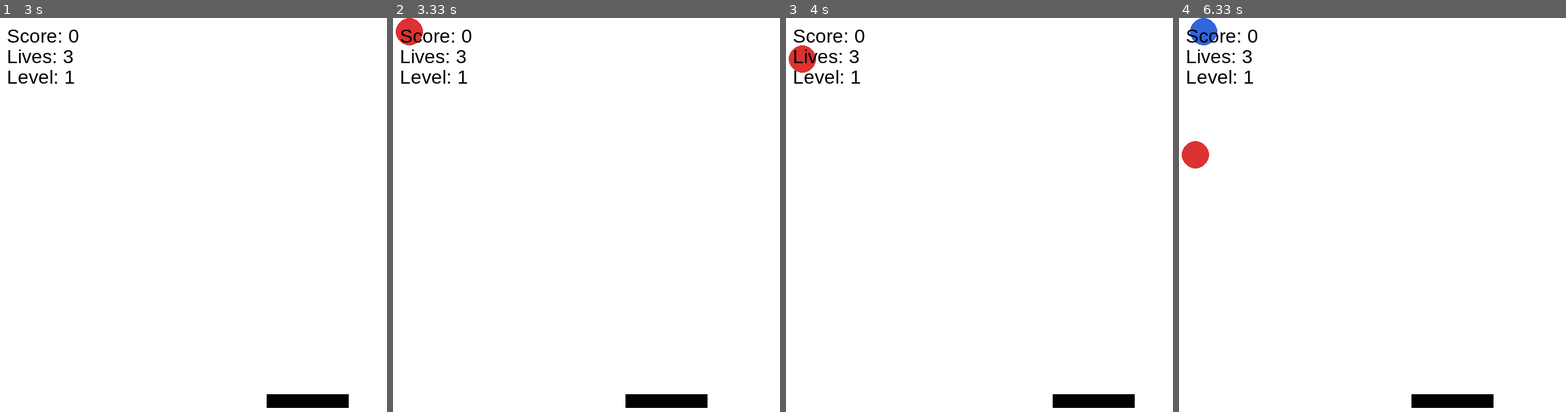
Above: before the commit, frames 1-4 (left to right).
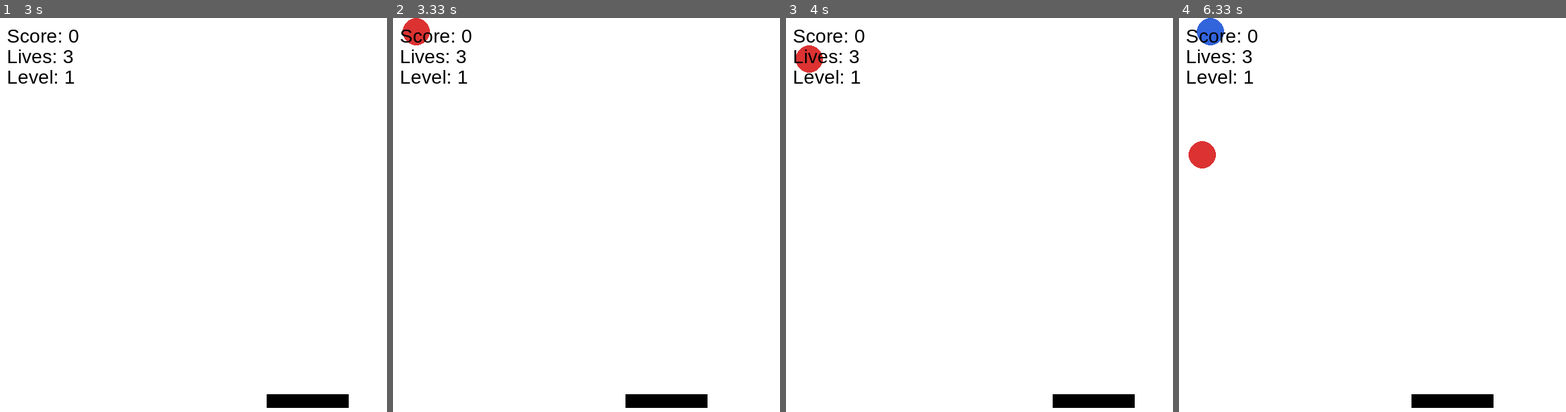
Above: after the commit, the same moments.

Repository: d0kus/Pygmaetest
Game: pygame game, started from ITP/Assignments/Pygame.py
Same seed, same stepped clock (60 frames per second), same inputs: the game is played once before the commit and once after it.
Inputs:
- Up to frame 1 (3 s): hold Right 0.33-0.8 s; hold Right 0.83-1.3 s; hold Left 1.33-1.87 s; hold Left 1.9-2.3 s; hold Right 2.33-2.97 s
- Up to frame 2 (3.33 s): hold Left from 3 s (still down)
- Up to frame 3 (4 s): release Left at 3.47 s; hold Right 3.5-3.97 s
- Up to frame 4 (6.33 s): hold Right 4-4.47 s; hold Left 4.5-5.03 s; hold Left 5.07-5.47 s; hold Right 5.5-6.13 s; hold Left from 6.17 s (still down)

Frame 1 is identical in both runs. In frame 2, 0.2% of the frame differs, in the area x 0-10%, y 0-7%; in frame 3, 0.2%; in frame 4, 0.5%, in the area x 0-12%, y 0-39%.

Commit message:
init commit

Diff:
--- /dev/null
+++ b/ADS/ads3assignment.py
@@ -0,0 +1,229 @@
+from collections import deque
+
+#Task1
+def sumTwo(nums, target):
+    seen = {}
+    for i, n in enumerate(nums):
+        compl = target - n
+        if compl in seen:
+            return [seen[compl], i]
+        seen[n] = i
+
+#Task2
+def firstUniq(s):
+    count = {}
+    for char in s:
+        count[char] = count.get(char, 0) + 1
+    for i, n in enumerate(s):
+        if count[n] ==1:
+            return i
+    return -1
+
+#Task3
+def is_isomorph(s, t):
+    s_to_t = {}
+    t_to_s = {}
+    for c1, c2 in zip(s, t):
+        if c1 in s_to_t and s_to_t[c1] != c2:
+            return False
+        if c2 in t_to_s and t_to_s[c2] != c1:
+            return False
+        s_to_t[c1] = c2
+        t_to_s[c2] = c1
+    return True
+
+#Task4
+def is_happy(n):
+  seen = set()
+  while n != 1:
+    n = sum(int(d) ** 2 for d in str(n))
+    if n in seen:
+      return False
+    seen.add(n)
+  return True
+
+#Task5
+class treeNode:
+    def __init__(self, val = 0, left = None, right = None):
+        self.val = val
+        self.left = left
+        self.right = right
+
+def level_ord(root):
+    if not root:
+        return []
+    result = []
+    queue = deque([root])
+    while queue:
+        level = []
+        for _ in range(len(queue)):
+            node = queue.popleft()
+            level.append(node.val)
+            if node.left:
+                queue.append(node.left)
+            if node.right:
+                queue.append(node.right)
+        result.append(level)
+    return result
+
+#Task6
+def max_depth(root):
+    if not root:
+        return 0
+    return max(max_depth(root.left), max_depth(root.right)) + 1
+
+#Task7
+def is_symmetric(root):
+    def mirror(left, right):
+        if not left and not right:
+            return True
+        if not left or not right:
+            return False
+        return left.val == right.val and mirror(left.left, right.right) and mirror(left.right, right.left)
+    return mirror(root.left, root.right)
+
+#Task8
+def longest_consecutive(root):
+    def dfs(node, parent, length):
+        if not node:
+            return length
+        if node.val == parent + 1:
+            length += 1
+        else:
+            length = 1
+        left = dfs(node.left, node.val, length)
+        right = dfs(node.right, node.val, length)
+        return max(length, left, right)
+    return dfs(root, root.val, 0)
+
+#Task9
+def sort_colors(nums):
+    low, mid, high = 0, 0, len(nums) - 1
+    while mid <= high:
+        if nums[mid] == 0:
+            nums[low], nums[mid] = nums[mid], nums[low]
+            low += 1
+            mid += 1
+        elif nums[mid] == 1:
+            mid += 1
+        else:
+            nums[mid], nums[high] = nums[high], nums[mid]
+            high -= 1
+
+#Task10
+def quick_sort(nums, low, high):
+    if low < high:
+        pivot = nums[high]
+        i = low - 1
+        for j in range(low, high):
+            if nums[j] <= pivot:
+                i += 1
+                nums[i], nums[j] = nums[j], nums[i]
+        nums[i + 1], nums[high] = nums[high], nums[i + 1]
+        pi = i + 1
+        quick_sort(nums, low, pi - 1)
+        quick_sort(nums, pi + 1, high)
+
+#Task11
+def merge_sort(nums):
+    if len(nums) <= 1:
+        return
+    mid = len(nums) // 2
+    left = nums[:mid]
+    right = nums[mid:]
+    merge_sort(left)
+    merge_sort(right)
+    i = j = k = 0
+    while i < len(left) and j < len(right):
+        if left[i] <= right[j]:
+            nums[k] = left[i]
+            i += 1
+        else:
+            nums[k] = right[j]
+            j += 1
+        k += 1
+    while i < len(left):
+        nums[k] = left[i]
+        i += 1
+        k += 1
+    while j < len(right):
+        nums[k] = right[j]
+        j += 1
+        k += 1
+
+#Task12
+def heap_sort(nums):
+    n = len(nums)
+    for i in range(n // 2 - 1, -1, -1):
+        heapify(nums, n, i)
+    for i in range(n - 1, 0, -1):
+        nums[0], nums[i] = nums[i], nums[0]
+        heapify(nums, i, 0)
+
+def heapify(nums, n, i):
+    largest = i
+    left = 2 * i + 1
+    right = 2 * i + 2
+    if left < n and nums[left] > nums[largest]:
+        largest = left
+    if right < n and nums[right] > nums[largest]:
+        largest = right
+    if largest != i:
+        nums[i], nums[largest] = nums[largest], nums[i]
+        heapify(nums, n, largest)
+
+#task1
+nums = [2,7,11,15]
+target = 9
+print(sumTwo(nums, target), '\n')
+#task2
+s = "loveleetcode"
+print(firstUniq(s), '\n')
+#task3
+s = "egg"
+t = "add"
+print(is_isomorph(s, t), '\n')
+#task4
+n = 19
+print(is_happy(n), '\n')
+#task5
+root = treeNode(3)
+root.left = treeNode(9)
+root.right = treeNode(20)
+root.right.left = treeNode(15)
+root.right.right = treeNode(7)
+print(level_ord(root), '\n')
+#task6
+print(max_depth(root), '\n')
+#task7
+root2 = treeNode(1)
+root2.left = treeNode(2)
+root2.right = treeNode(2)
+root2.left.left = treeNode(3)
+root2.left.right = treeNode(4)
+root2.right.left = treeNode(4)
+root2.right.right = treeNode(3)
+print(is_symmetric(root2), '\n')
+#task8
+root3 = treeNode(1)
+root3.right = treeNode(3)
+root3.right.left = treeNode(2)
+root3.right.right = treeNode(4)
+root3.right.right.right = treeNode(5)
+print(longest_consecutive(root3), '\n')
+#task9
+nums = [2, 0, 2, 1, 1, 0]
+sort_colors(nums)
+print(nums, '\n')
+#task10
+nums = [3, 6, 8, 10, 1, 2, 1]
+quick_sort(nums, 0, len(nums) - 1)
+print(nums, '\n')
+#task11
+nums = [3, 6, 8, 10, 1, 2, 1]
+merge_sort(nums)
+print(nums, '\n')
+#task12
+nums = [3, 6, 8, 10, 1, 2, 1]
+heap_sort(nums)
+print(nums)
--- /dev/null
+++ b/ITP/6week/blas.py
@@ -0,0 +1,16 @@
+class Student:
+ university = 'Astana IT University' # class attribute
+ def __init__(self, name, group, gpa):
+    self.name = name
+    self.group = group
+    self.gpa = gpa
+ def is_passing(self):
+     return self.gpa > 2.0 # True if GPA > 2.0
+ def __str__(self):
+    return f'{self.name} ({self.group}) | GPA: {self.gpa}'
+# Test your class
+s1 = Student('Asel', 'SE-101', 3.7)
+s2 = Student('Bekzat', 'SE-102', 1.5)
+print(s1) # Expected: Asel (SE-101) | GPA: 3.7
+print(s1.is_passing()) # Expected: True
+print(s2.is_passing()) # Expected: False
--- /dev/null
+++ b/ITP/6week/lll1.py
@@ -0,0 +1,42 @@
+class BankAccount:
+    owner =""
+    balance = 0.0
+    transaction_history =[]
+
+    def __init__(self, owner, balance):
+        self.owner = owner
+
+        if balance > 0:
+            self.balance = balance
+        else:
+            print('You cannot init negative amount, balance set to 0')
+
+    def deposit (self, amount):
+        if amount > 0:
+            self.balance += amount
+            self.transaction_history.append(('deposit', amount))
+        else:
+            print('You cannot deposit negative amount')
+
+    def withdraw (self, amount):
+        if amount > self.balance:
+            print('You cannot withdraw more than the balance')
+        elif amount < 0:
+            print('You cannot withdraw negative amount')
+        else:
+            self.balance -= amount
+            self.transaction_history.append(('withdraw', amount))
+
+    def gethistory (self):
+        return self.transaction_history
+
+    def __str__(self):
+        return f'Owner: {self.owner}, your balance: {self.balance}'
+
+
+account1 = BankAccount('John', -300)
+account1.deposit(600)
+print(account1)
+account1.withdraw(200)
+print(account1)
+print(account1.gethistory())
--- /dev/null
+++ b/ITP/6week/task1.py
@@ -0,0 +1,25 @@
+class Rectangle:
+ def __init__(self, width, height):
+    self.width = width
+    self.height = height
+    pass
+ def area(self):
+    return self.width * self.height
+    pass
+ def perimeter(self):
+    return 2 * (self.width + self.height)
+    pass
+ def is_square(self):
+    return self.width == self.height
+    pass
+ def __str__(self):
+    return f'Rectangle {self.width} x {self.height}' if self.width!=self.height else f'Square {self.width} x {self.height}'
+ pass
+# ---- Test your code ----
+r1 = Rectangle(4.0, 6.0)
+r2 = Rectangle(5.0, 5.0)
+print(r1) # Rectangle: 4.0 x 6.0
+print(r1.area()) # 24.0
+print(r1.perimeter())# 20.0
+print(r1.is_square())# False
+print(r2.is_square())# True
--- /dev/null
+++ b/ITP/6week/task2.py
@@ -0,0 +1,36 @@
+class Book:
+    title = ''
+    author = ''
+    year = 0000
+    available = True
+
+    def __init__(self, title, author, year):
+        self.title = title
+        self.author = author
+        self.year = year
+
+    def checkout(self):
+        if self.available:
+            self.available = False
+            print(f'You have checked out "{self.title}" by {self.author}.')
+        else:
+            print(f'Sorry, "{self.title}" is currently unavailable.')
+
+    def return_book(self):
+        self.available = True
+        print(f'You have returned "{self.title}" by {self.author}.')
+
+    def book_age(self):
+        return 2026 - self.year
+
+    def __str__(self):
+        return f'"{self.title}" by {self.author}, {self.year} [{"Available" if self.available else 'Checked out'}]'
+
+
+b = Book('Clean Code', 'Robert Martin', 2008)
+print(b)
+b.checkout()
+print(b)
+b.checkout()
+b.return_book()
+print(b.book_age())
--- a/Pygame.py
+++ b/ITP/Assignments/Pygame.py
@@ -21,7 +21,7 @@
 
 def create_obj():
     obj = {
-        "x": random.randint(0, SCREEN_WIDTH - 30),
+        "x": random.randint(10, SCREEN_WIDTH - 30),
         "y": 0,
         "color": random.choice(COLORS),
         "size": 20
@@ -34,9 +34,7 @@
 basket_y = SCREEN_HEIGHT - 50
 basket_speed = 50
 
-# ОСНОВНОЙ ЦИКЛ
 while True:
-    # Сброс для новой игры
     game_state = {
         "score": 0,
         "lives": 3,
@@ -105,7 +103,6 @@
         screen.blit(level_text, (10, 70))
         pygame.display.flip()
 
-    # GAME OVER ЭКРАН (ПОСЛЕ ИГРЫ)
     game_over_screen = True
     restart_game = False
 
--- /dev/null
+++ b/ITP/Assignments/assignment2.py
@@ -0,0 +1,157 @@
+import os
+import csv
+import pandas as pd
+import matplotlib.pyplot as plt
+import seaborn as sns
+import random
+
+#Task1
+data_dir = '../../data'
+os.makedirs(data_dir, exist_ok=True)
+filepath = os.path.join(data_dir, 'students_scores.csv')
+
+
+names = ['Aisha', 'Daniyar', 'Zarina', 'Arman', 'Gulnur',
+ 'Bekzat', 'Saltanat', 'Nursultan', 'Madina', 'Yerlan',
+ 'Aizat', 'Timur', 'Moldir', 'Azat', 'Diana',
+ 'Sanzhar', 'Ainur', 'Marat', 'Kamila', 'Dauren']
+genders = ['Female','Male','Female','Male','Female',
+ 'Male','Female','Male','Female','Male',
+ 'Female','Male','Female','Male','Female',
+ 'Male','Female','Male','Female','Male']
+groups = ['SE-101','SE-101','SE-102','SE-102','SE-103',
+ 'SE-103','SE-101','SE-102','SE-103','SE-101',
+ 'SE-102','SE-103','SE-101','SE-102','SE-103',
+ 'SE-101','SE-102','SE-103','SE-101','SE-102']
+with open(filepath, 'w', newline='') as f:
+ writer = csv.writer(f)
+ writer.writerow(['student_id','name','gender','group',
+ 'math_score','python_score','english_score'])
+ for i, name in enumerate(names):
+    writer.writerow([
+        i + 1, name, genders[i], groups[i],
+        random.randint(45, 100),
+        random.randint(40, 100),
+        random.randint(50, 100)
+ ])
+print(f'Dataset saved to: {os.path.abspath(filepath)}')
+
+if os.path.exists(filepath):
+    print(f"File found: {filepath}.")
+    print(f"Absolute path: {os.path.abspath(filepath)}", end='\n\n')
+else:
+    print("Error: File not found.", end="\n\n")
+    exit()
+
+#Task2
+with open(filepath, mode='r', encoding='utf-8') as f:
+    reader = csv.DictReader(f)
+
+    print(f'Fields: {reader.fieldnames}')
+
+    all_data = list(reader)
+
+    for i in range(5):
+        print(f'Row: {i+1}: {all_data[i]}')
+
+    print(f'Total students: {len(all_data)}')
+print("\n")
+
+#Task3a
+df = pd.read_csv(filepath)
+print("DataFrame Preview")
+print(df.head(), end='\n\n')
+
+print("DataFrame Shape")
+print(df.shape, end='\n\n')
+
+print("Column data types")
+print(df.dtypes, end='\n\n')
+
+#Task3b
+print("DataFrame Summary Statistics")
+print(df.describe(), end='\n\n')
+
+score_columns = ['math_score', 'python_score', 'english_score']
+
+print('Score analysis')
+for col in score_columns:
+    col_mean = df[col].mean()
+    col_median = df[col].median()
+    col_std = df[col].std()
+
+    print(f'{col} stats')
+    print(f'Mean: {col_mean:.2f}')
+    print(f'Median: {col_median:.2f}')
+    print(f'Standard Deviation: {col_std:.2f}')
+print()
+
+#Task3c
+df['average_score'] = df[score_columns].mean(axis=1).round(2)
+print('Updated dataframe')
+print(df[['name', 'group', 'average_score']])
+print()
+
+#Task3d
+high_score = df[df['average_score'] >=75]
+print('Highest scorers')
+print(high_score[['name', 'average_score']])
+print()
+
+se101 = df[df['group'] == 'SE-101']
+print('Students from SE-101')
+print(se101[['name','group', 'average_score']])
+print()
+
+#Task3e
+group_means = df.groupby('group')[score_columns].mean().round(2)
+print('Mean scores per group')
+print(group_means, end='\n\n')
+
+gender_means = df.groupby('gender')[['average_score']].mean()
+print('Mean scores per gender')
+print(gender_means, end='\n\n')
+
+#Task4
+# Plot 1: Bar chart
+group_avg = df.groupby('group')['average_score'].mean()
+plt.figure(figsize=(8, 5))
+
+plt.bar(group_avg.index, group_avg.values, color=['#3498DB','#E74C3C','#2ECC71'])
+
+plt.title('Average Score by Study Group')
+plt.xlabel('Study Group')
+plt.ylabel('Average Score')
+plt.savefig(os.path.join(data_dir, 'bar_group_avg.png'), dpi=150, bbox_inches='tight')
+plt.show()
+
+# Plot 2: Histogram
+plt.figure(figsize=(8, 5))
+
+plt.hist(df['python_score'], bins=10, color='#9B59B6', edgecolor='white')
+
+plt.title('Distribution of Python Scores')
+plt.xlabel('Python Score')
+plt.ylabel('Number of Students')
+plt.savefig(os.path.join(data_dir, 'hist_python_scores.png'), dpi=150, bbox_inches='tight')
+plt.show()
+
+# Plot 3: Box plot
+plt.figure(figsize=(8, 5))
+
+sns.boxplot(data=df, x='gender', y='average_score', hue='gender', palette='Set2', legend=False)
+
+plt.title('Score Distribution by Gender')
+plt.savefig(os.path.join(data_dir, 'box_gender_scores.png'), dpi=150, bbox_inches='tight')
+plt.show()
+
+# Plot 4: Heatmap
+plt.figure(figsize=(8, 6))
+
+corr = df[['math_score','python_score','english_score','average_score']].corr()
+
+sns.heatmap(corr, annot=True, cmap='Blues', fmt='.2f')
+
+plt.title('Correlation Matrix of Student Scores')
+plt.savefig(os.path.join(data_dir, 'heatmap_correlation.png'), dpi=150, bbox_inches='tight')
+plt.show()
